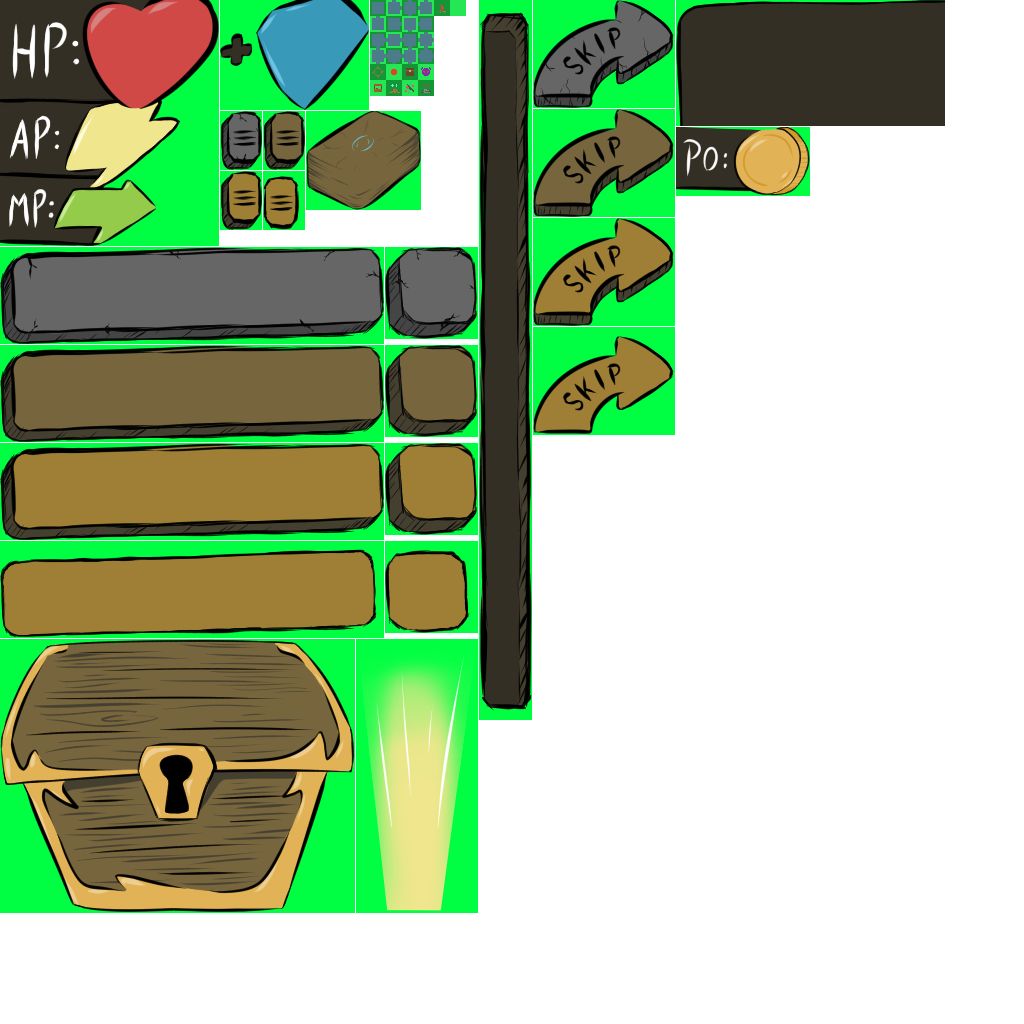
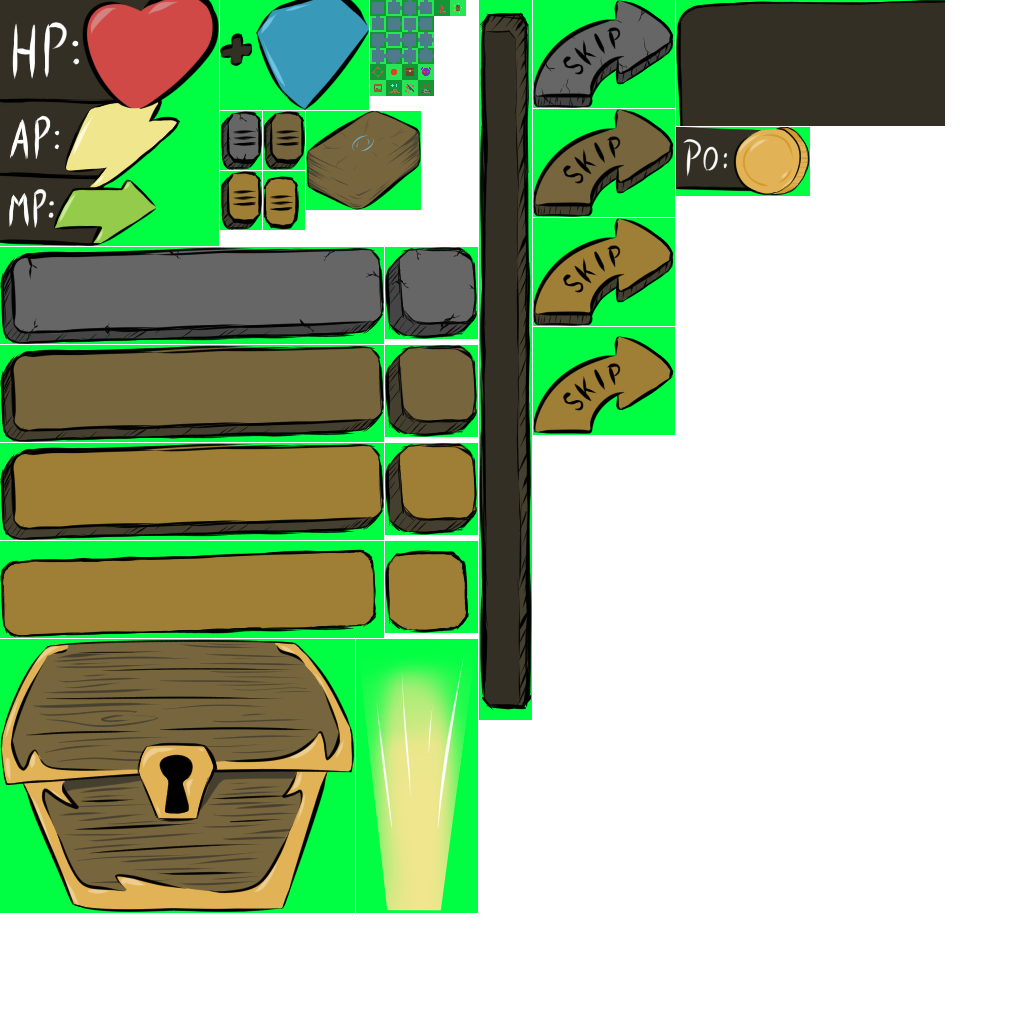
The second (1024, 1024) image is a revision of the first. Changes to its layers:
painted on "Calque de dessin 3" over bbox(454, 3, 462, 13)
painted on "color" (2nd of 6, in "color") over bbox(454, 3, 462, 13)
painted on "color" (3rd of 6, in "color") over bbox(454, 3, 462, 13)
painted on "color" (4th of 6, in "color") over bbox(454, 3, 462, 13)
painted on "miniMap" over bbox(454, 3, 462, 13)
painted on "Calque de dessin 7" (1st of 2, in "greenScreen") over bbox(454, 3, 462, 13)
painted on "Copier de Calque de dessin 7" (1st of 3, in "greenScreen") over bbox(454, 3, 462, 13)
